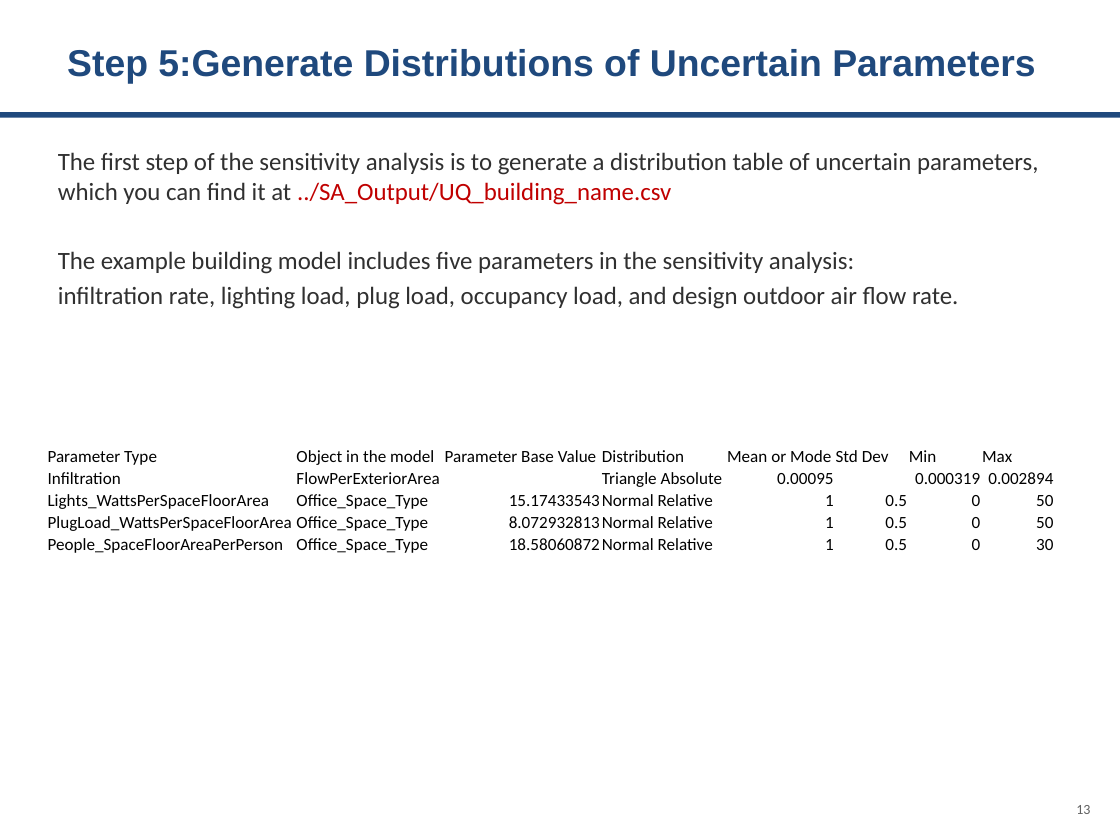
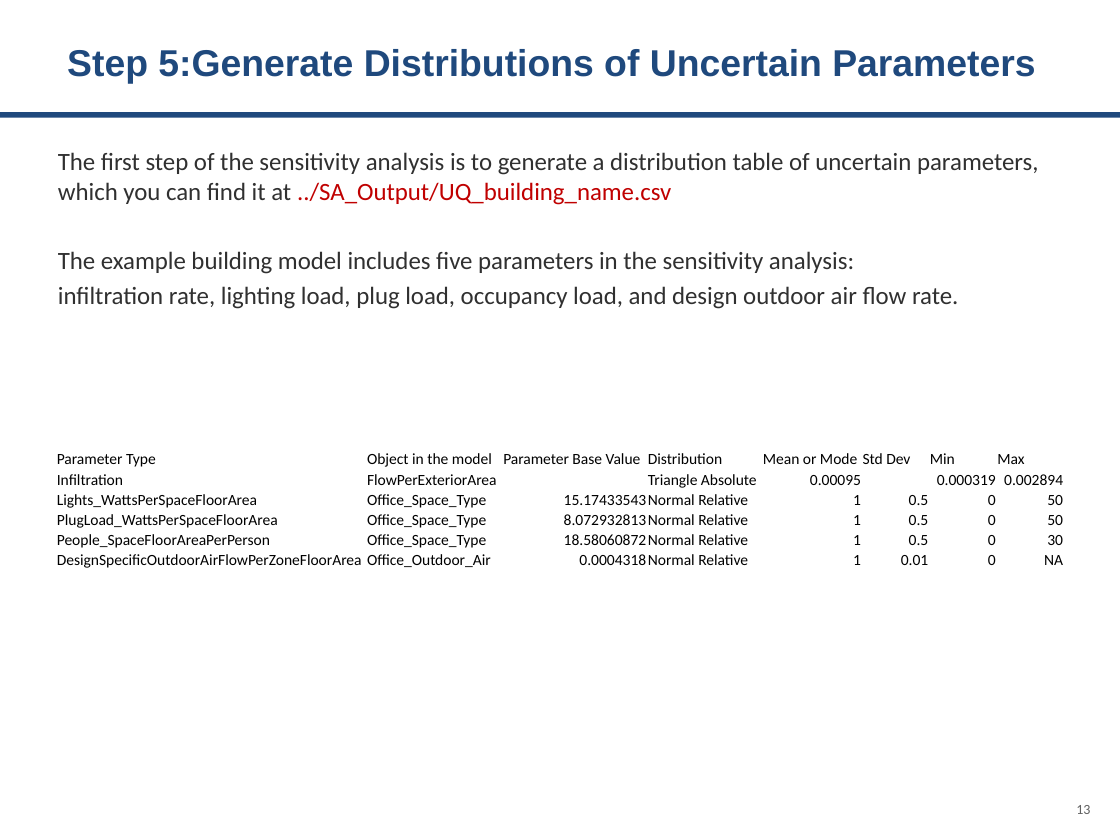
Before and after one commit to Argonne-National-Laboratory/BCUS, a slide deck: slide 13 of tutorials/Sensitivity Analysis.pptx. Drawn at 1120x840 pixels with LibreOffice and Linux fonts; fonts in the diff are those of the drawing. Boxes give left, top, right and bottom in pixels: in the first picture for what was removed or moved away, otherwise in the second. Text is boxed around its words. In the diff, an @@ line names an element or a change of style, - is before the commit and + after.

```diff
--- a/tutorials/Sensitivity Analysis.pptx
+++ b/tutorials/Sensitivity Analysis.pptx
@@ table at <box>56,449,1064,572</box> @@
+row 6: DesignSpecificOutdoorAirFlowPerZoneFloorArea | Office_Outdoor_Air | 0.0004318 | Normal Relative | 1 | 0.01 | 0 | NA
@@ table: place and size @@
-table at <box>47,445,1053,557</box>
+table at <box>56,449,1064,572</box>
```
Also in this commit, not shown: 3 other slides changed, 7 other files.
